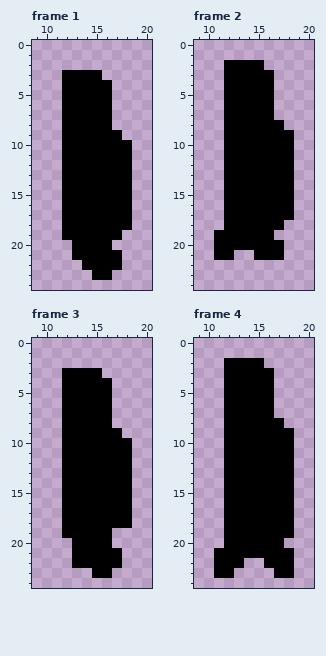
Pixel-art file, stored at Assets/Sprites/MainCharacter/MainCharacterRunning.aseprite. Above is the file before it was changed.
32x32 pixels, 4 frames. Shown: frame 1: x 9..20, y 0..24; frame 2: x 9..20, y 0..24; frame 3: x 9..20, y 0..24; frame 4: x 9..20, y 0..24.
After:
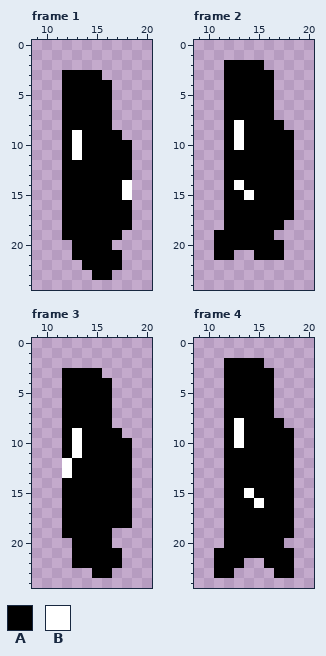
Palette (. is transparent): A #000000  B #ffffff
The edit:
Frame 1:
y 9..11: x 13 A -> B
y 14..15: x 18 A -> B
Frame 2:
y 8..10: x 13 A -> B
y 14: x 13 A -> B
y 15: x 14 A -> B
Frame 3:
y 9..11: x 13 A -> B
y 12..13: x 12 A -> B
Frame 4:
y 8..10: x 13 A -> B
y 15: x 14 A -> B
y 16: x 15 A -> B
Boxes around the changes in both pictures, in picture pixels (x1, y1, x2, y2):
changed: (72, 130, 82, 160)
changed: (122, 180, 132, 200)
changed: (234, 120, 254, 200)
changed: (62, 428, 82, 478)
changed: (234, 418, 244, 448)
changed: (244, 488, 264, 508)
